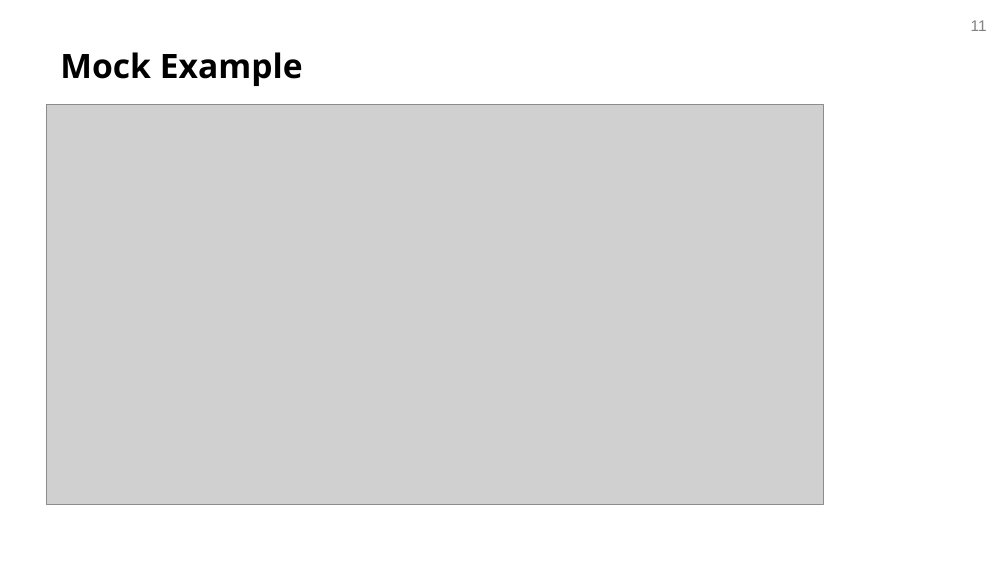
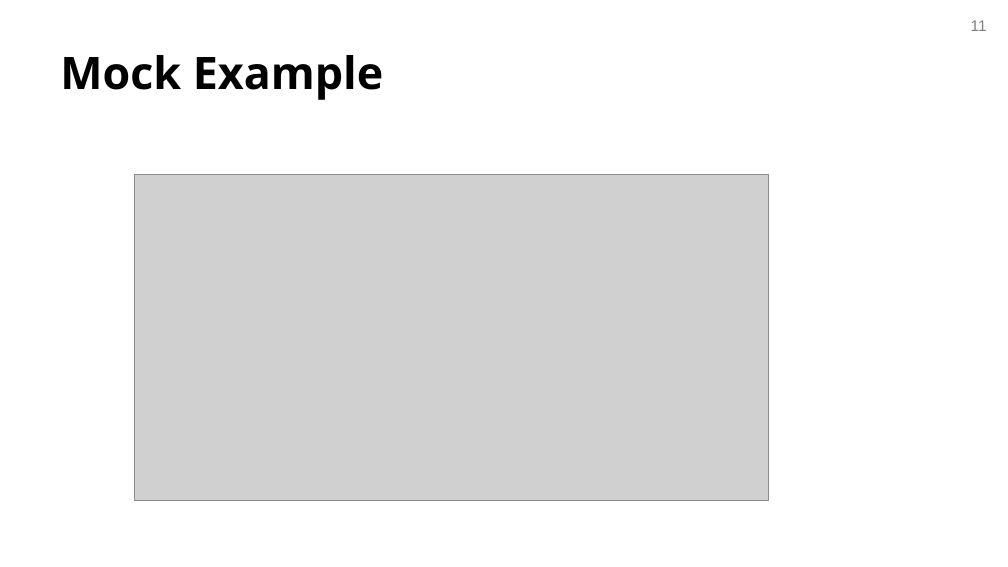
Before and after one commit to avishj/recitation-2-f24, a slide deck: slide 11 of resources/17623-recitation2.pptx. Drawn at 1008x567 pixels with LibreOffice and Linux fonts; fonts in the diff are those of the drawing; grey boxes stand for pictures; background and template pictures are left out. Boxes give left, top, right and bottom in pixels: in the first picture for what was removed or moved away, otherwise in the second. Text is boxed around its words. In the diff, an @@ line names an element or a change of style, - is before the commit and + after.

```diff
--- a/resources/17623-recitation2.pptx
+++ b/resources/17623-recitation2.pptx
@@ title "Mock Example" at [60,55,383,100]: size 24 to 32 pt @@
@@ picture: place and size @@
-picture at [46,105,824,504]
+picture at [134,174,768,501]
```
Also in this commit, not shown: 14 other slides changed, 2 slides removed.
